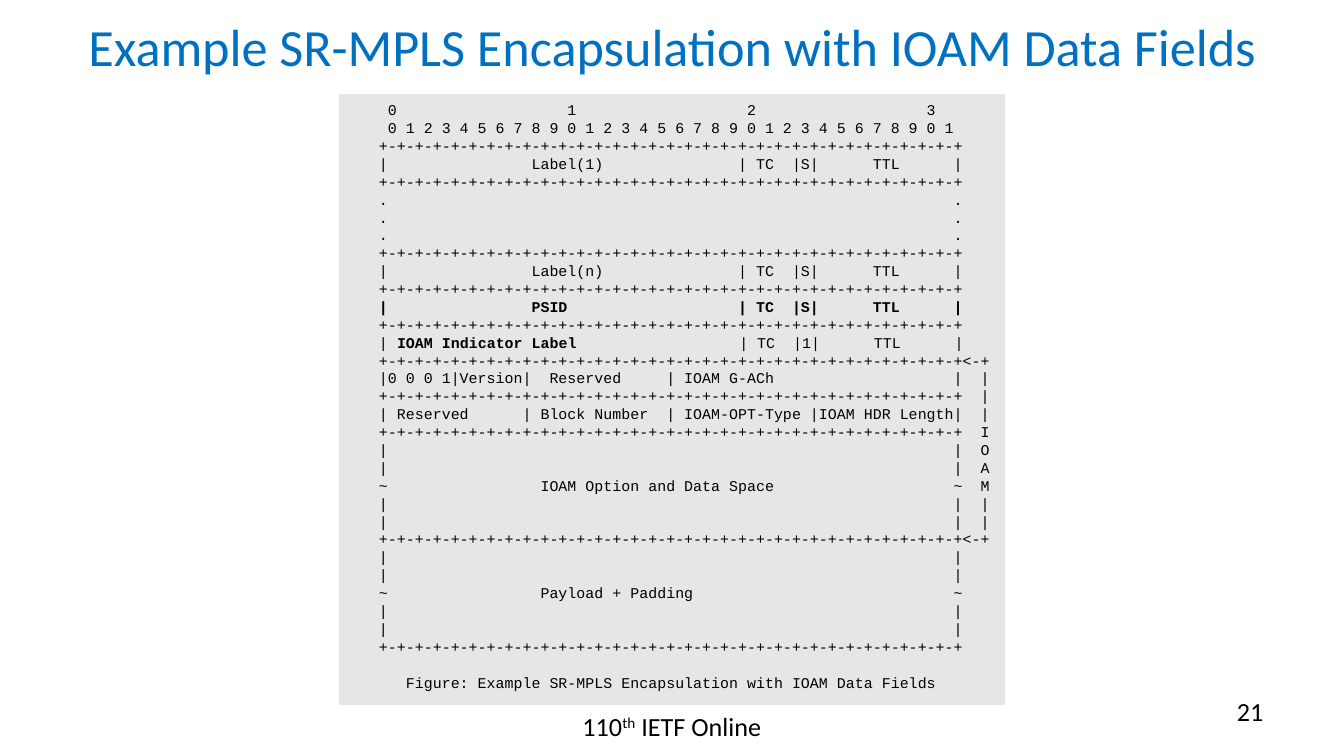
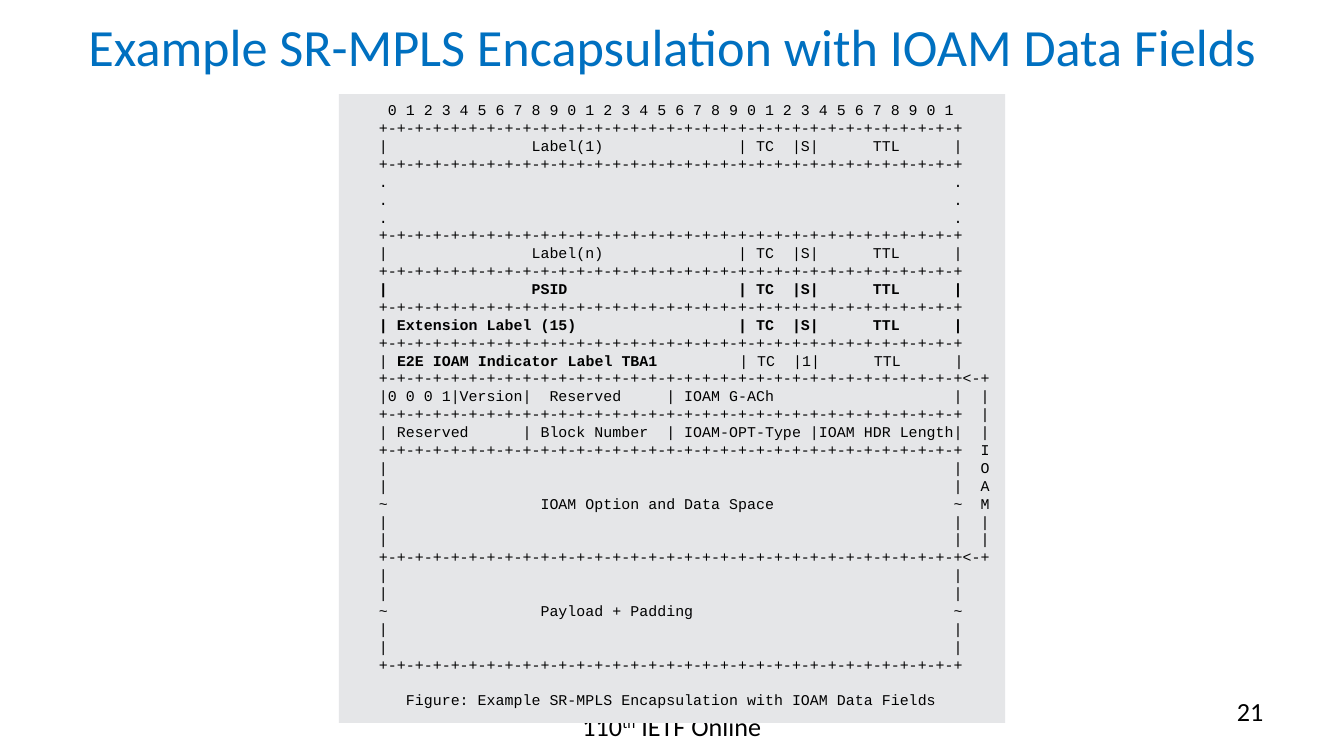
Before and after one commit to rakgandhi/ietf-slides, a slide deck: slide 21 of draft-gandhi-mpls-ioam-sr-05.pptx. Drawn at 1344x756 pixels with LibreOffice and Linux fonts; fonts in the diff are those of the drawing. Boxes give left, top, right and bottom in pixels: in the first picture for what was removed or moved away, otherwise in the second. Text is boxed around its words. In the diff, an @@ line names an element or a change of style, - is before the commit and + after.

```diff
--- a/draft-gandhi-mpls-ioam-sr-05.pptx
+++ b/draft-gandhi-mpls-ioam-sr-05.pptx
@@ rectangle "0 1 2 3 4 ...": place and size @@
-rectangle "0 1 2 3 4 ..." at [339, 94, 1005, 704]
+rectangle "0 1 2 3 4 ..." at [339, 94, 1005, 723]
@@ text in rectangle at [388, 105, 936, 115]: paragraph removed @@
-0 1 2 3
@@ text in rectangle at [397, 319, 901, 369]: text changed; bold off @@
-| IOAM Indicator Label | TC |1| TTL |
+| Extension Label (15) | TC |S| TTL |
++-+-+-+-+-+-+-+-+-+-+-+-+-+-+-+-+-+-+-+-+-+-+-+-+-+-+-+-+-+-+-+-+
+| E2E IOAM Indicator Label TBA1 | TC |1| TTL |
```
Also in this commit, not shown: 1 other slide changed, 1 other file.
